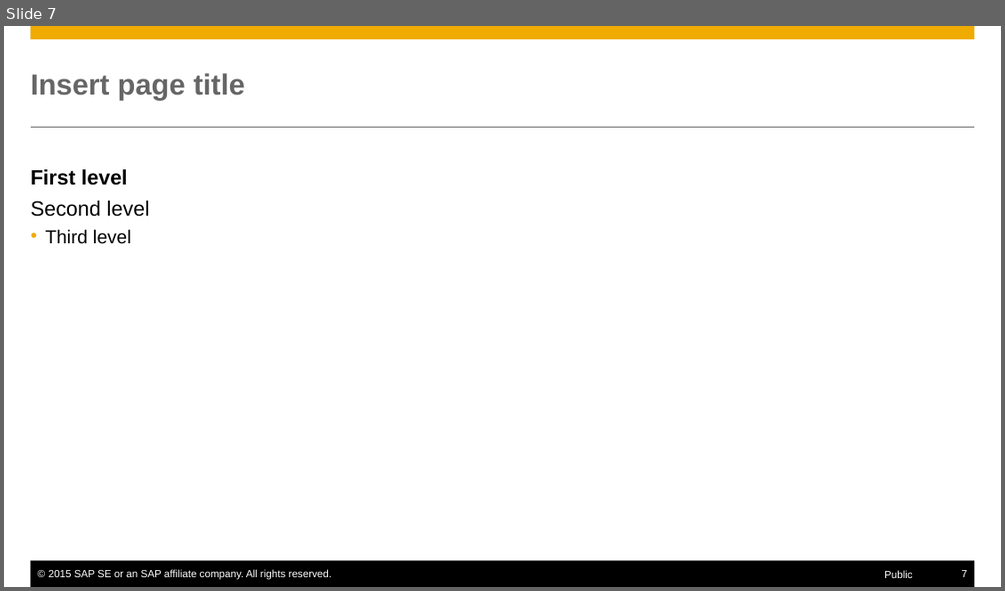
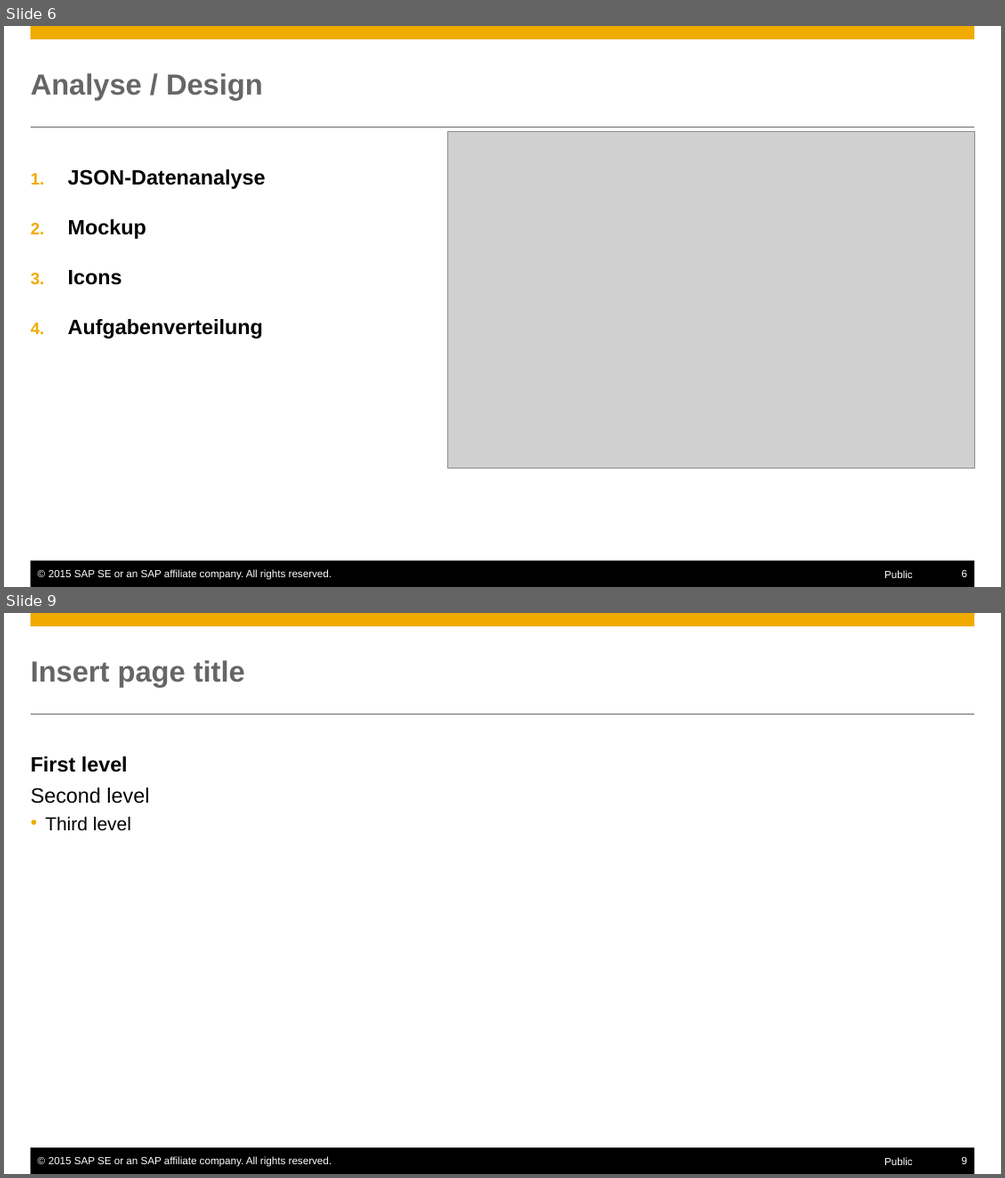
Before and after one commit to Nimuae/openui5_weather, a slide deck: Präsentation.pptx. Shown one above the other, each under a label of ours: slide 7 before the commit, slides 6 and 9 after it; the slides between them are not shown. The pictures are 1005x591 and 1005x1178 pixels, drawn with LibreOffice and Linux fonts; fonts in the diff are those of the drawing; grey boxes stand for pictures. Boxes give left, top, right and bottom in pixels: in the first picture for what was removed or moved away, otherwise in the second. Text is boxed around its words. In the diff, an @@ line names an element or a change of style, - is before the commit and + after.

```diff
--- a/Präsentation.pptx
+++ b/Präsentation.pptx
@@ slide 6 added at (x1=4, y1=26, x2=1001, y2=587), background #FFFFFF; not listed: 6 template elements that a slide beside it also shows @@
@@ title added at (x1=31, y1=73, x2=263, y2=100), 28 pt, text #666666, bold @@
+Analyse / Design
@@ picture added at (x1=448, y1=131, x2=974, y2=467) @@
@@ text added at (x1=68, y1=169, x2=266, y2=338), 20 pt, text #000000, bold @@
+1. JSON-Datenanalyse
+2. Mockup
+3. Icons
+4. Aufgabenverteilung
@@ what was slide 7 is now slide 9 @@
@@ page number at (x1=962, y1=1157, x2=967, y2=1164): text changed @@
-7
+9
```
Also in this commit, not shown: 1 slide changed, 5 other slides added, 4 slides removed, 1 other file.
